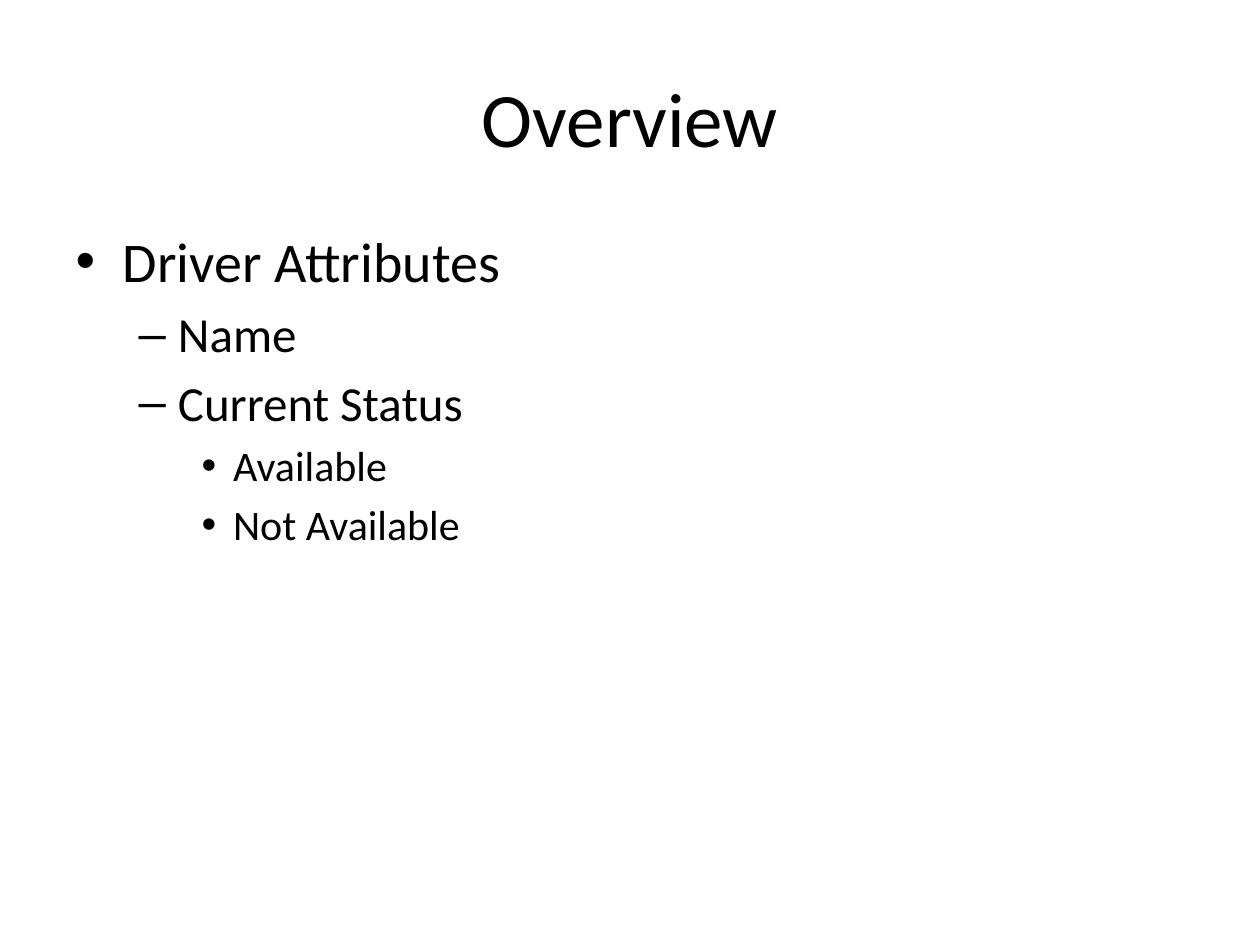
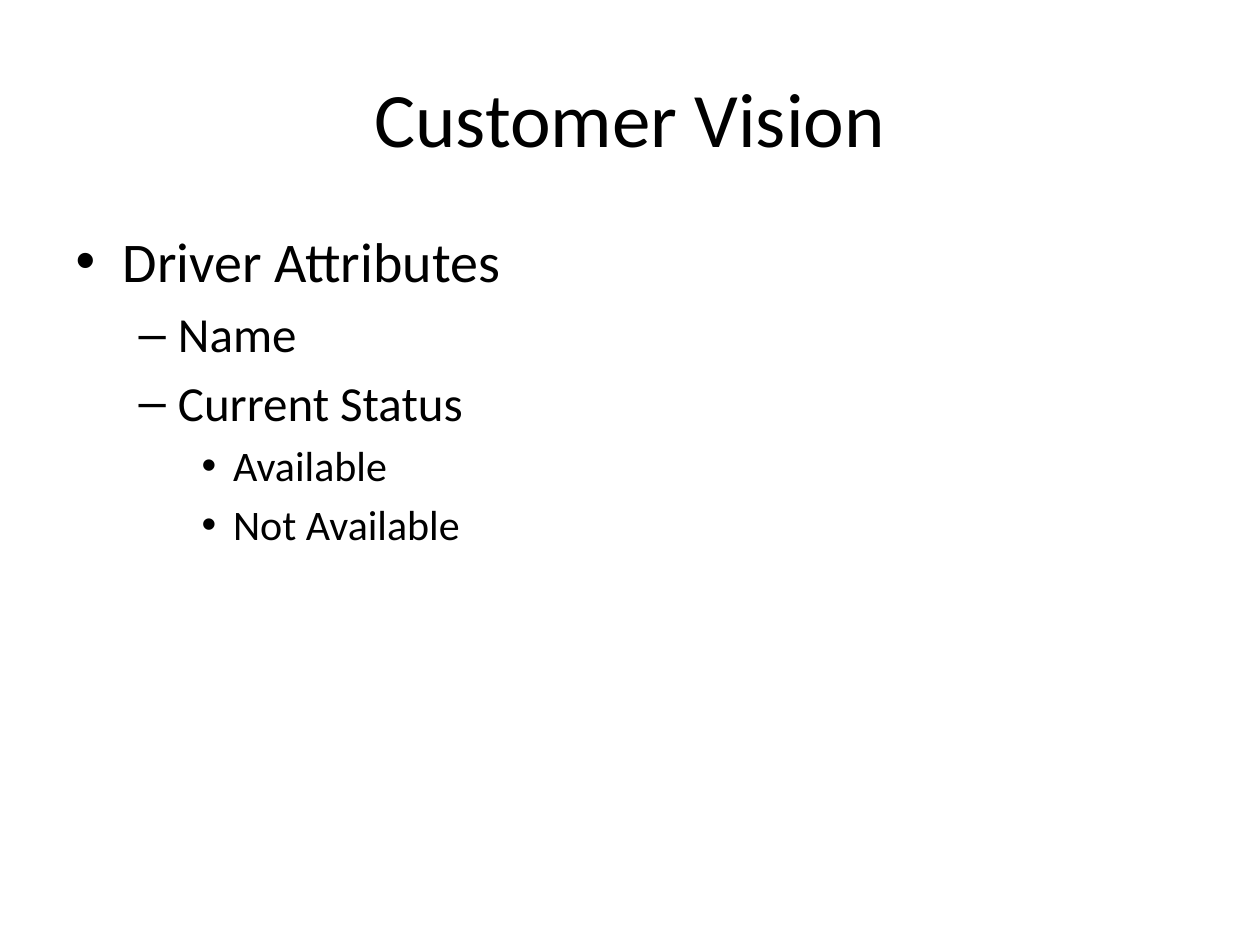
Before and after one commit to telepresencebot2/Transportation-For-Visually-Impaired, a slide deck: slide 6 of Presentation.pptx. Drawn at 1260x945 pixels with LibreOffice and Linux fonts; fonts in the diff are those of the drawing; background and template pictures are left out. Boxes give left, top, right and bottom in pixels: in the first picture for what was removed or moved away, otherwise in the second. Text is boxed around its words. In the diff, an @@ line names an element or a change of style, - is before the commit and + after.

```diff
--- a/Presentation.pptx
+++ b/Presentation.pptx
@@ title at box(374, 94, 885, 148): text changed @@
-Overview
+Customer Vision
```
Also in this commit, not shown: 9 other slides changed, 3 slides added.
